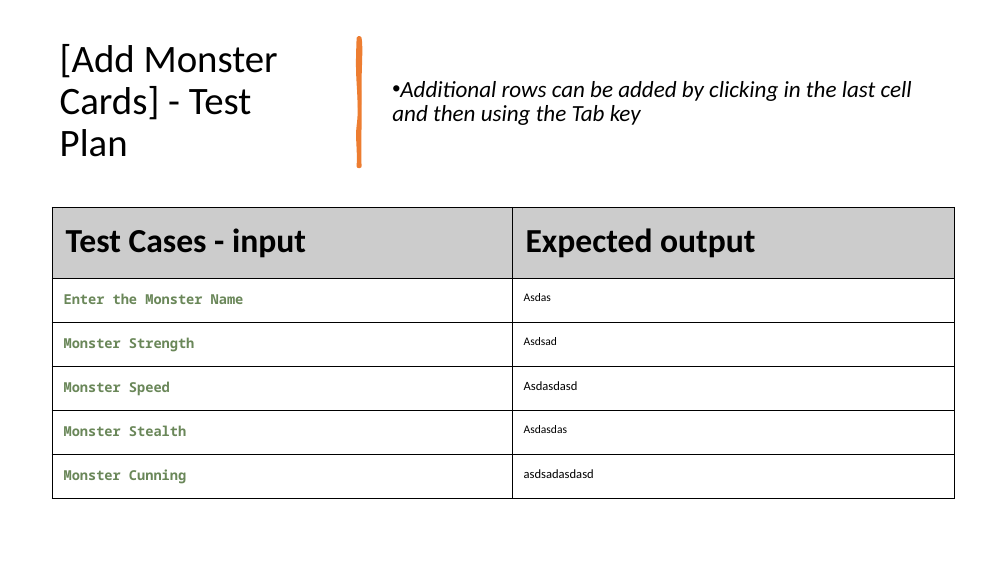
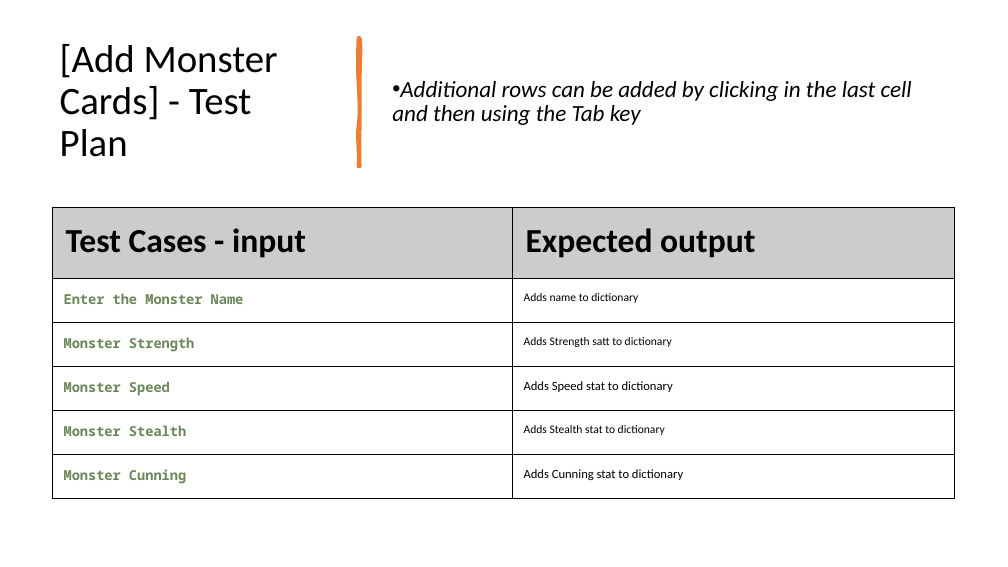
Before and after one commit to peter123321123321/Monster-Cards-Internal, a slide deck: slide 11 of 2.7 and 2.8 Documentation Template.pptx. Drawn at 1008x567 pixels with LibreOffice and Linux fonts; fonts in the diff are those of the drawing. Boxes give left, top, right and bottom in pixels: in the first picture for what was removed or moved away, otherwise in the second. Text is boxed around its words. In the diff, an @@ line names an element or a change of style, - is before the commit and + after.

Commit message:
monster card

```diff
--- a/2.7 and 2.8 Documentation Template.pptx
+++ b/2.7 and 2.8 Documentation Template.pptx
@@ table at bbox=[52, 207, 955, 499] @@
-row 2, column 2: Asdas
+row 2, column 2: Adds name to dictionary
-row 3, column 2: Asdsad
+row 3, column 2: Adds Strength satt to dictionary
-row 4, column 2: Asdasdasd
+row 4, column 2: Adds Speed stat to dictionary
-row 5, column 2: Asdasdas
+row 5, column 2: Adds Stealth stat to dictionary
-row 6, column 2: asdsadasdasd
+row 6, column 2: Adds Cunning stat to dictionary
```
Also in this commit, not shown: 4 other files.
